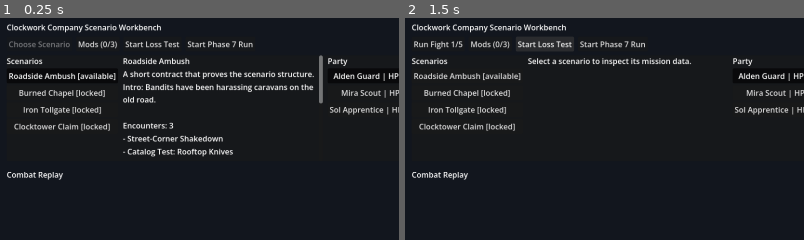
Above: before the commit, frames 1-2 (left to right).
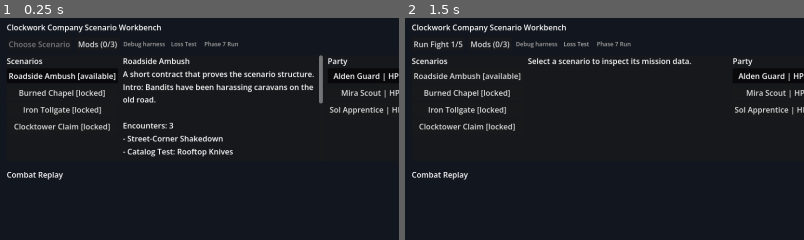
Above: after the commit, the same moments.

Repository: aqvm/clockwork-company
Game: Godot game, scene res://scenes/combat_test_scene.tscn
The game is run twice, just before and just after one commit, with the same random seed, the same clock (stepped at 60 frames per second) and the same inputs.
Inputs:
- Up to frame 1 (0.25 s): no input
- Up to frame 2 (1.5 s): click "Start Loss Test" (after the commit: "Loss Test") at 0.5 s; click "Start Loss Test" (after the commit: "Loss Test") at 1.25 s
The pictures show only the part of the screen within x 0-50%, y 0-50%; the shares and areas given below are measured in that part.

The runs differ from the first frame. In frame 1, 0.6% of the frame differs, in the area x 31-64%, y 10-14%; in frame 2, 0.7%, in the area x 27-61%, y 10-14%.

Commit message:
Subdue debug run controls

Diff:
--- a/clockwork-company/scripts/ui/combat_test_scene.gd
+++ b/clockwork-company/scripts/ui/combat_test_scene.gd
@@ -21,6 +21,7 @@
 const MOD_SETTINGS_KEY_ENABLED_IDS := "enabled_pack_ids"
 const MIN_CONDITIONS_HEIGHT := 120
 const MAX_EQUIPMENT_BUTTONS := 12
+const DEBUG_CONTROL_FONT_SIZE := 12
 const FIRST_ROAD_CAMPAIGN := preload("res://resources/campaigns/first_road_campaign.tres")
 const DEFAULT_LOG_HIGHLIGHT_PALETTE := preload("res://resources/ui/combat_log_highlight_palette_default.tres")
 
@@ -171,13 +172,21 @@
 
 
 func _setup_run_controls() -> void:
+	var debug_label := Label.new()
+	debug_label.text = "Debug harness"
+	debug_label.modulate = Color(0.65, 0.65, 0.65)
+	debug_label.add_theme_font_size_override("font_size", DEBUG_CONTROL_FONT_SIZE)
+	run_button.get_parent().add_child(debug_label)
+
 	loss_test_button = Button.new()
-	loss_test_button.text = "Start Loss Test"
+	loss_test_button.text = "Loss Test"
+	_style_debug_button(loss_test_button)
 	loss_test_button.pressed.connect(_on_loss_test_button_pressed)
 	run_button.get_parent().add_child(loss_test_button)
 
 	phase7_run_button = Button.new()
-	phase7_run_button.text = "Start Phase 7 Run"
+	phase7_run_button.text = "Phase 7 Run"
+	_style_debug_button(phase7_run_button)
 	phase7_run_button.pressed.connect(_on_phase7_run_button_pressed)
 	run_button.get_parent().add_child(phase7_run_button)
 
@@ -200,6 +209,12 @@
 		equipment_button.pressed.connect(_on_equipment_button_pressed.bind(index))
 		run_button.get_parent().add_child(equipment_button)
 		equipment_buttons.append(equipment_button)
+
+
+func _style_debug_button(button: Button) -> void:
+	button.flat = true
+	button.modulate = Color(0.75, 0.75, 0.75)
+	button.add_theme_font_size_override("font_size", DEBUG_CONTROL_FONT_SIZE)
 
 
 func _setup_planning_panel() -> void:
Not shown, changed: LEARNING_LOG.md
Not shown, changed: TODO.md
